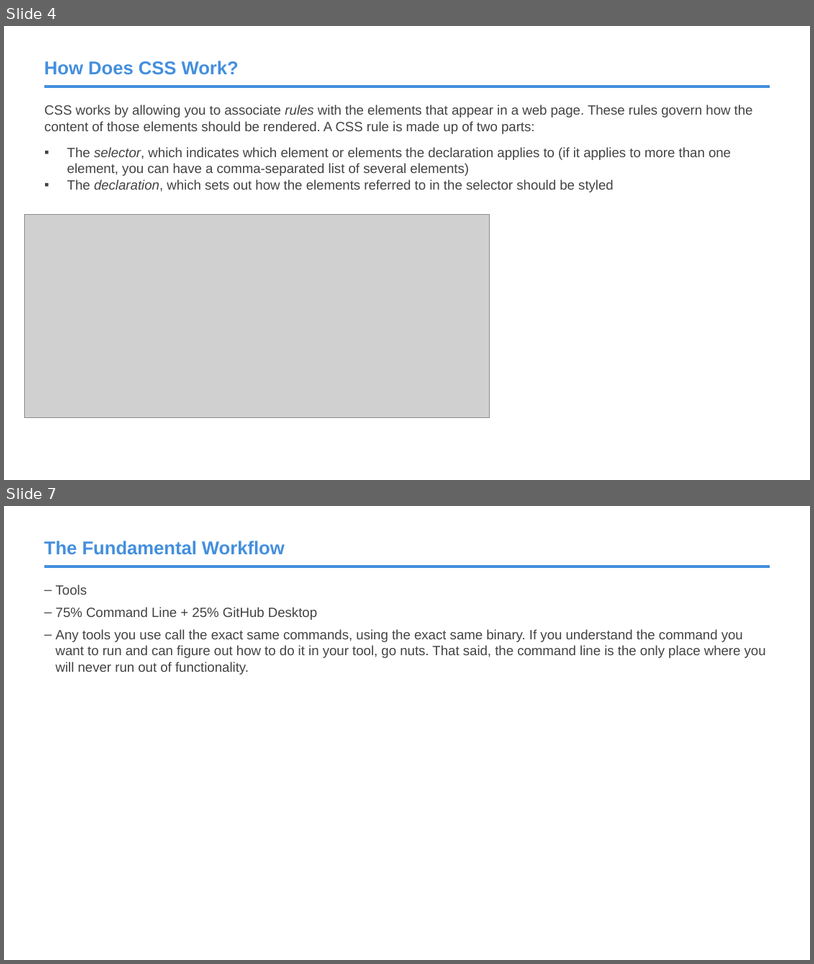
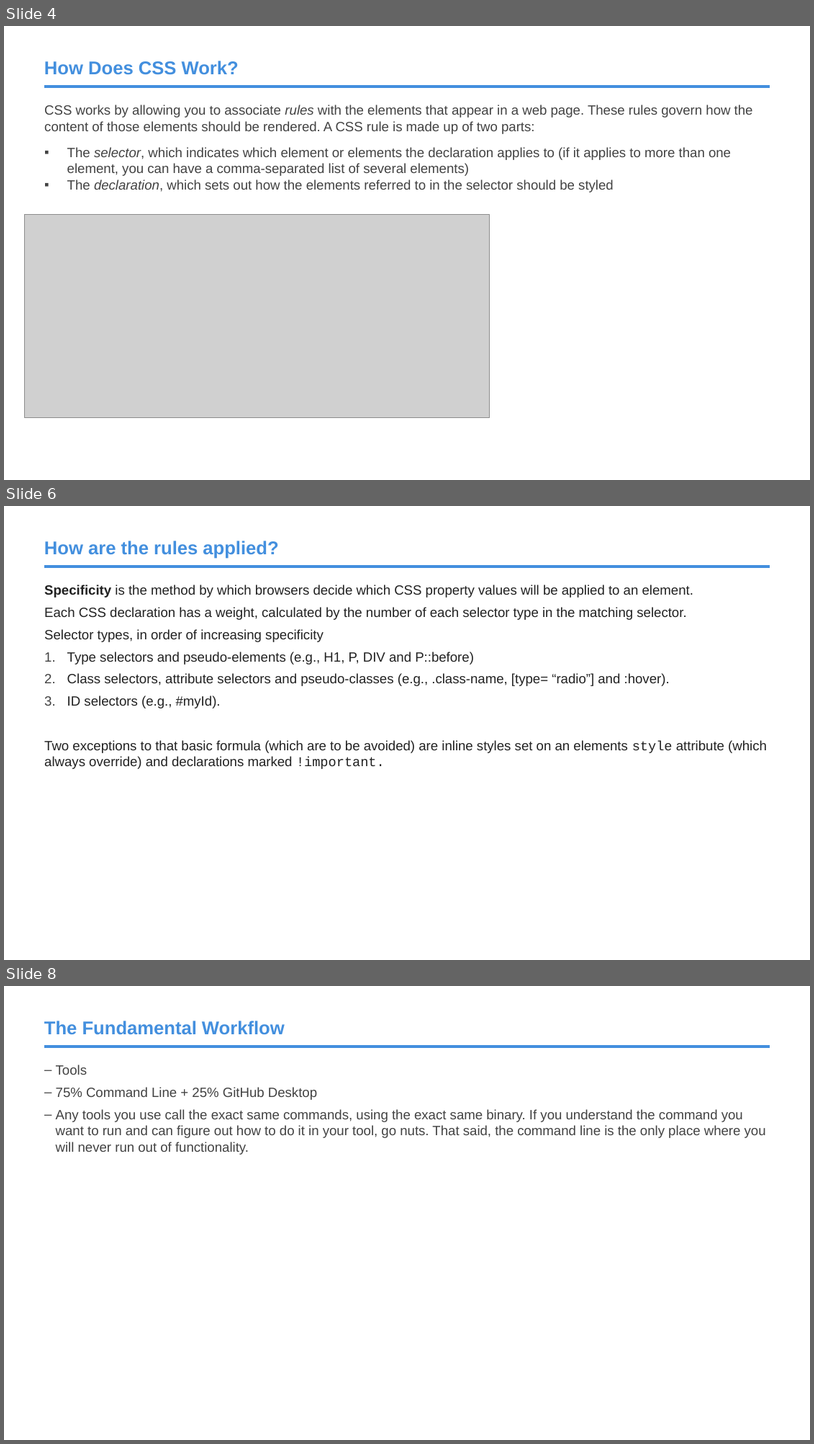
Before and after one commit to roblarsen/rob-larsen-presentations, a slide deck: css-bootstrap.pptx. Shown one above the other, each under a label of ours: slides 4 and 7 before the commit, slides 4, 6 and 8 after it; the slides between them are not shown. The pictures are 814x964 and 814x1444 pixels, drawn with LibreOffice and Linux fonts; fonts in the diff are those of the drawing; grey boxes stand for pictures; background and template pictures are left out. Boxes give left, top, right and bottom in pixels: in the first picture for what was removed or moved away, otherwise in the second. Text is boxed around its words. In the diff, an @@ line names an element or a change of style, - is before the commit and + after.

```diff
--- a/css-bootstrap.pptx
+++ b/css-bootstrap.pptx
@@ slide 6 added at (x1=4, y1=506, x2=810, y2=960), background #FFFFFF; not listed: 1 template element that a slide beside it also shows @@
@@ title added at (x1=44, y1=541, x2=278, y2=559), 22 pt, text #438FDE, bold @@
+How are the rules applied?
@@ text added at (x1=44, y1=584, x2=767, y2=769), 16 pt, text #212121 @@
+Specificity is the method by which browsers decide which CSS property values will be applied to an element.
+Each CSS declaration has a weight, calculated by the number of each selector type in the matching selector.
+Selector types, in order of increasing specificity
+1. Type selectors and pseudo-elements (e.g., H1, P, DIV and P::before)
+2. Class selectors, attribute selectors and pseudo-classes (e.g., .class-name, [type= “radio”] and :hover).
+3. ID selectors (e.g., #myId).
+Two exceptions to that basic formula (which are to be avoided) are inline styles set on an elements style attribute (which always override) and declarations marked !important.
@@ what was slide 7 is now slide 8 @@
```
Also in this commit, not shown: 1 slide changed, 1 other slide added, 1 slide removed.
